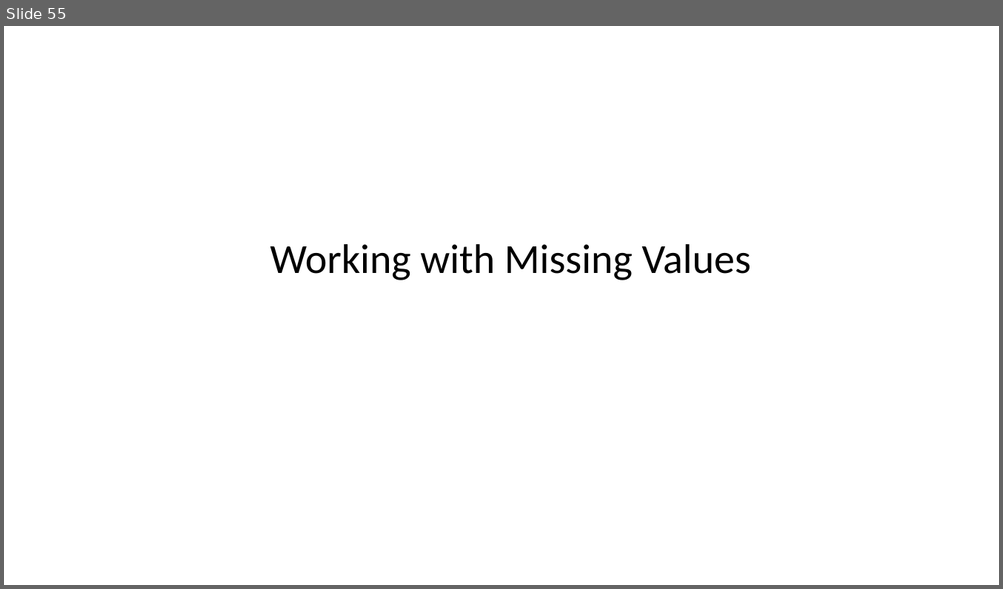
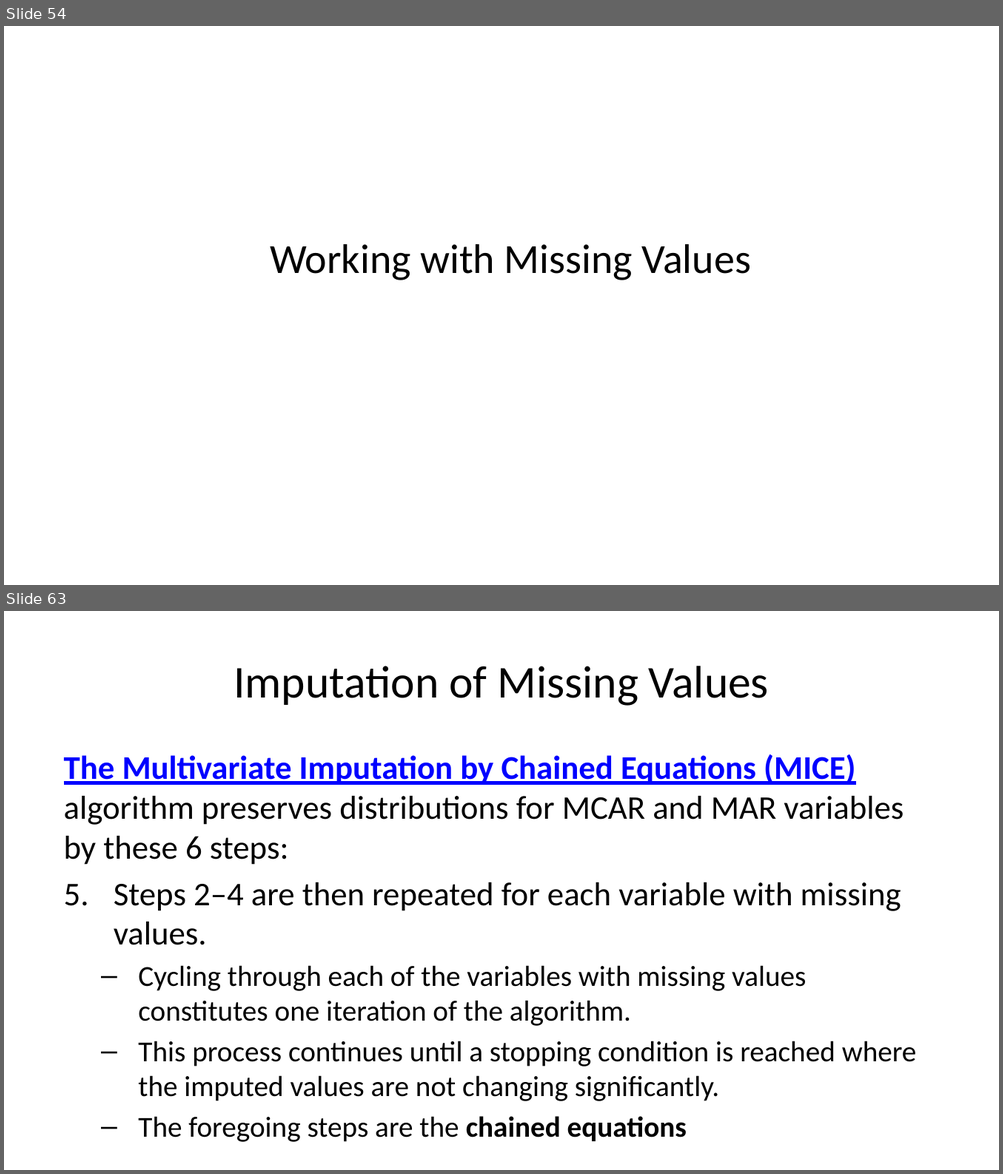
Before and after one commit to StephenElston/CSCI-E-83, a slide deck: LectureSlides/11_ModelsForMessyData.pptx. Shown one above the other, each under a label of ours: slide 55 before the commit, slides 54 and 63 after it; the slides between them are not shown. The pictures are 1003x589 and 1003x1174 pixels, drawn with LibreOffice and Linux fonts; fonts in the diff are those of the drawing. Boxes give left, top, right and bottom in pixels: in the first picture for what was removed or moved away, otherwise in the second. Text is boxed around its words. In the diff, an @@ line names an element or a change of style, - is before the commit and + after.

Commit message:
Added imputation slides

```diff
--- a/LectureSlides/11_ModelsForMessyData.pptx
+++ b/LectureSlides/11_ModelsForMessyData.pptx
@@ slide 63 added at [4,611,999,1170], background #FFFFFF @@
@@ title added at [233,666,768,706], 33 pt, text #000000 @@
+Imputation of Missing Values
@@ text added at [64,755,916,1142], 21 pt, text #000000 @@
+The Multivariate Imputation by Chained Equations (MICE) algorithm preserves distributions for MCAR and MAR variables by these 6 steps:
+5. Steps 2–4 are then repeated for each variable with missing values.
+  – Cycling through each of the variables with missing values constitutes one iteration of the algorithm.
+  – This process continues until a stopping condition is reached where the imputed values are not changing significantly.
+  – The foregoing steps are the chained equations
@@ what was slide 55 is now slide 54 @@
```
Also in this commit, not shown: 4 slides changed, 7 other slides added, 1 slide removed.
